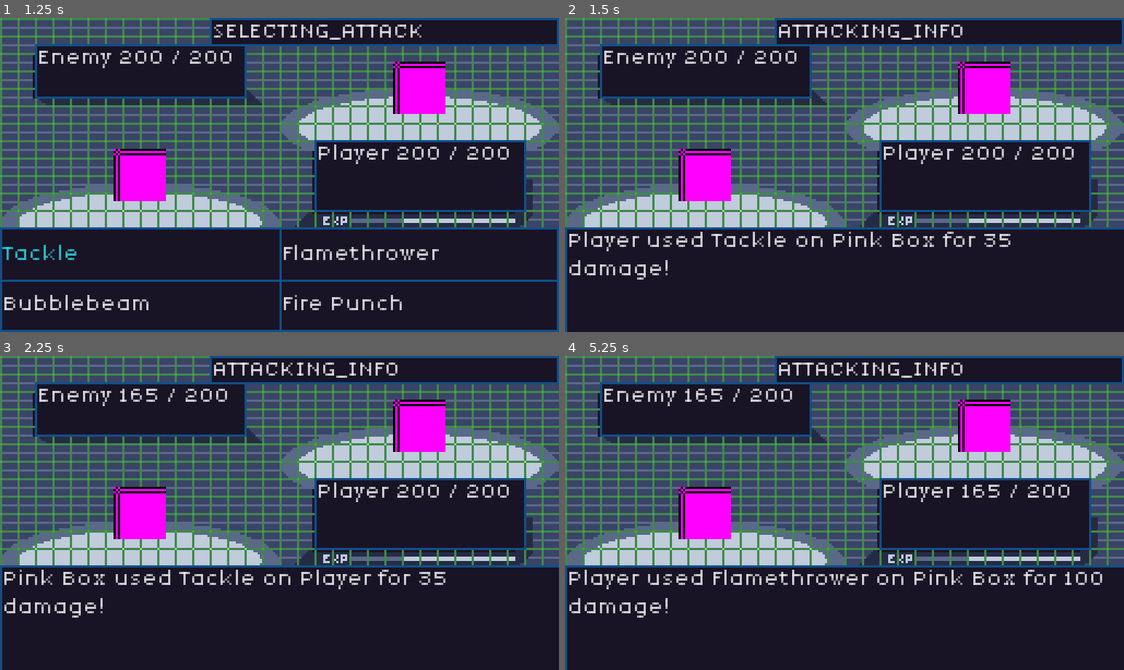
Above: before the commit, frames 1-4 (two rows, left to right).
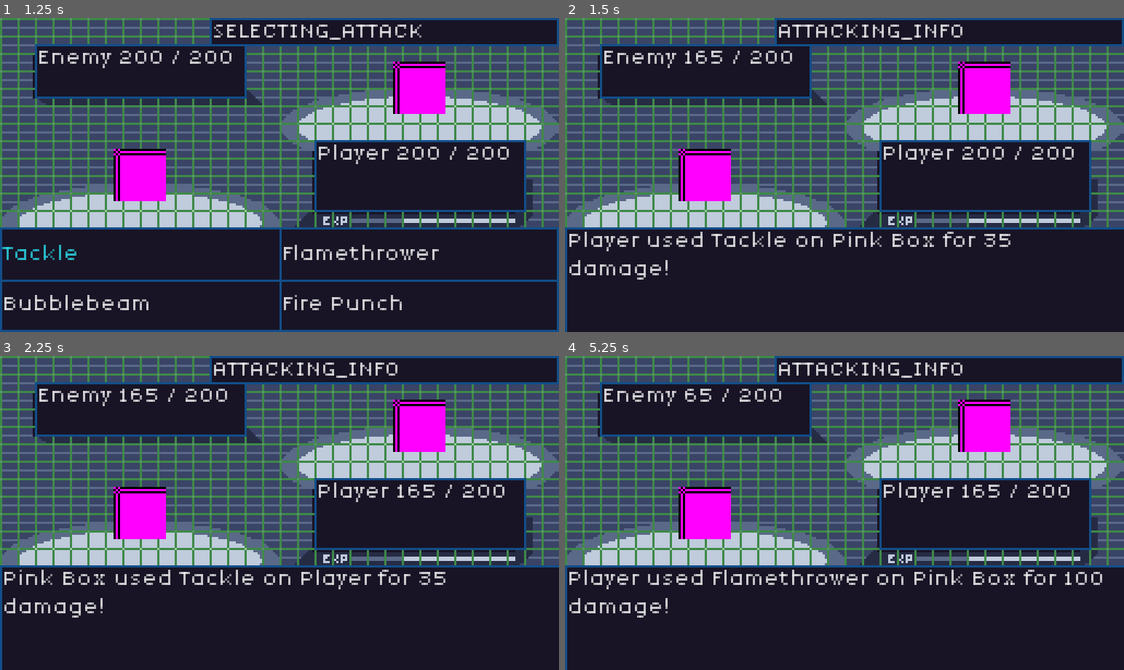
Above: after the commit, the same moments.

Repository: JakeTaussig/rpg-rougelike
Game: Godot game, scene res://scenes/battle.tscn
The game is run twice, just before and just after one commit, with the same random seed, the same clock (stepped at 60 frames per second) and the same inputs.
Inputs:
- Up to frame 1 (1.25 s): click "Attack" at 0.5 s
- Up to frame 2 (1.5 s): click "Tackle" at 1.25 s
- Up to frame 3 (2.25 s): click "Continue" at 2 s
- Up to frame 4 (5.25 s): click "Continue" at 2.75 s; click "Item" at 3.5 s; click "Attack" at 4.25 s; click "Flamethrower" at 5 s

Frame 1 is identical in both runs. In frame 2, 0.4% of the frame differs, in the area x 21-42%, y 10-15%; in frame 3, 0.4%; in frame 4, 0.4%.

Commit message:
updated turn order incrementation

Diff:
--- a/scripts/battle.gd
+++ b/scripts/battle.gd
@@ -31,7 +31,6 @@
 		%MovesMenu.visible = false
 	elif old_state == State.ATTACKING_INFO:
 		%BattleStatus.visible = false
-		_render_hp()
 		if %Enemy.hp <= 0:
 			%BattleStatus.text = "%s defeated %s" % [%Player.character_name, %Enemy.character_name]
 			_update_state(State.GAME_END)
@@ -53,7 +52,7 @@
 		# TODO: Randomly select enemy move / implement smart AI
 		_on_move_selected(0, %Player)
 	elif state == State.ATTACKING_INFO:
-		turn_order_index += 1
+		_render_hp()
 		%BattleStatus.visible = true
 		%BattleStatus.text = label_text
 		%ContinueButton.visible = true
@@ -74,11 +73,10 @@
 	_on_move_selected(index, %Enemy)
 
 func _on_move_selected(index: int, target: BattleParticipant) -> void:
-	var attacker = battle_participants[turn_order_index]
-	var results = attacker.use_move(index, target)
+	var results = battle_participants[turn_order_index].use_move(index, target)
 	var used_move_name = results[0].move_name
 	var damage = results[1]
-	var message = "%s used %s on %s for %d damage!" % [attacker.character_name, used_move_name, target.character_name, damage]
+	var message = "%s used %s on %s for %d damage!" % [battle_participants[turn_order_index].character_name, used_move_name, target.character_name, damage]
 	_update_state(State.ATTACKING_INFO, message)
 
 func _render_hp() -> void:
@@ -87,15 +85,19 @@
 
 func _on_continue_button_pressed() -> void:
 	if state == State.ATTACKING_INFO:
-		if turn_order_index == battle_participants.size():
-			turn_order_index = 0
-			turn += 1
-		if battle_participants[turn_order_index].is_player:
-			_update_state(State.SELECTING_ACTION, "What will %s do?" % %Player.character_name)
-		else:
-			_update_state(State.ENEMY_ATTACK)
+		_increment_turn_order()
 	elif state == State.GAME_END:
 		get_tree().quit()
+
+func _increment_turn_order():
+	turn_order_index += 1
+	if turn_order_index == battle_participants.size():
+		turn_order_index = 0
+		turn += 1
+	if battle_participants[turn_order_index].is_player:
+		_update_state(State.SELECTING_ACTION, "What will %s do?" % %Player.character_name)
+	else:
+		_update_state(State.ENEMY_ATTACK)
 
 func _on_attack_pressed() -> void:
 	if state == State.SELECTING_ACTION:
